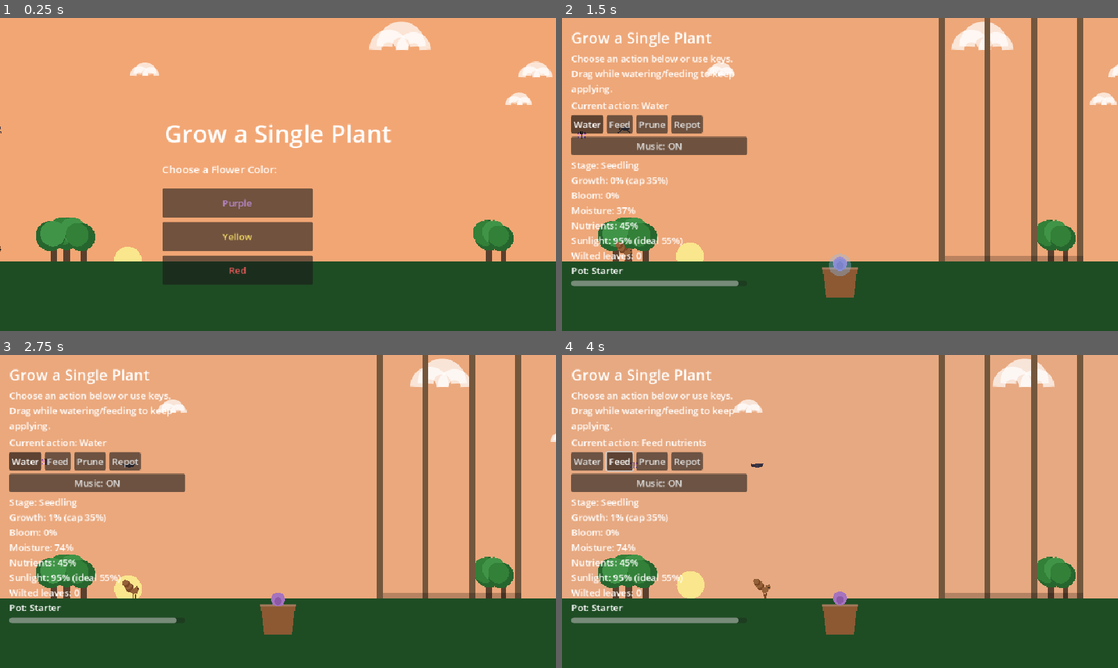
Above: before the commit, frames 1-4 (two rows, left to right).
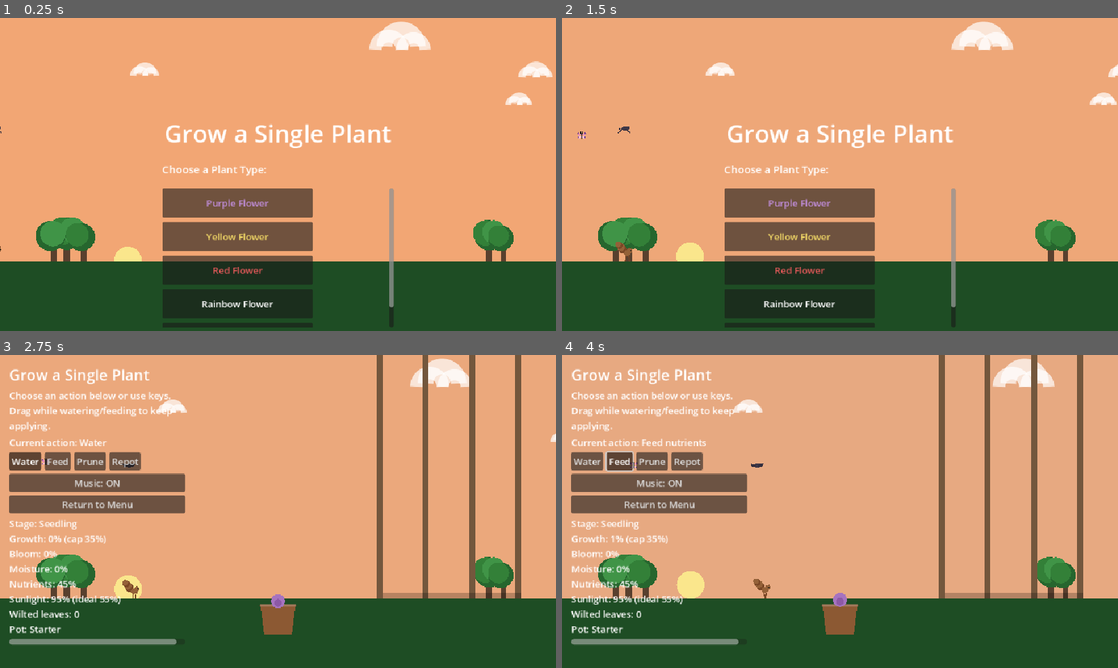
Above: after the commit, the same moments.

Repository: loyalistagenda-crypto/Grow
Game: Godot game, scene res://scenes/Main.tscn
The game is run twice, just before and just after one commit, with the same random seed, the same clock (stepped at 60 frames per second) and the same inputs. Sound files missing from this copy of the repository are replaced by a short silence.
Inputs (mouse positions are in pixels of both pictures, inside the frame that each line leads up to):
- Up to frame 1 (0.25 s): no input
- Up to frame 2 (1.5 s): click (801, 202) at 0.5 s, where only the run before the commit has a clickable "Purple"; click (662, 168) at 1.25 s, where only the run after the commit has a clickable "Return to Menu"
- Up to frame 3 (2.75 s): click (239, 539) at 2 s, where only the run after the commit has a clickable "Purple Flower"
- Up to frame 4 (4 s): click "Water" at 2.75 s; click "Feed" at 3.5 s

The runs differ from the first frame. In frame 1, 3.7% of the frame differs, in the area x 29-71%, y 47-99%; in frame 2, 22%, in the area x 1-94%, y 0-99%; in frame 3, 5.5%; in frame 4, 5.4%.

Commit message:
version 1.2 - rainbow and rosebush added

Diff:
--- a/scripts/Main.gd
+++ b/scripts/Main.gd
@@ -197,7 +197,7 @@
 
 	# Flower selection label
 	var flower_label := Label.new()
-	flower_label.text = "Choose a Flower Color:"
+	flower_label.text = "Choose a Plant Type:"
 	flower_label.add_theme_font_size_override("font_size", 18)
 	vbox.add_child(flower_label)
 
@@ -212,9 +212,11 @@
 
 	# Create 3 flower option buttons
 	var flowers := [
-		{"name": "Purple", "variant": "purple", "color": Color(0.75, 0.55, 0.85)},
-		{"name": "Yellow", "variant": "yellow", "color": Color(0.95, 0.85, 0.40)},
-		{"name": "Red", "variant": "red", "color": Color(0.90, 0.35, 0.35)}
+		{"name": "Purple Flower", "variant": "purple", "color": Color(0.75, 0.55, 0.85)},
+		{"name": "Yellow Flower", "variant": "yellow", "color": Color(0.95, 0.85, 0.40)},
+		{"name": "Red Flower", "variant": "red", "color": Color(0.90, 0.35, 0.35)},
+		{"name": "Rainbow Flower", "variant": "rainbow", "color": Color(1.0, 1.0, 1.0)},
+		{"name": "Rose Bush", "variant": "rose_bush", "color": Color(0.95, 0.45, 0.55)}
 	]
 
 	for flower in flowers:
@@ -306,6 +308,12 @@
 	music_btn.pressed.connect(_toggle_music)
 	box.add_child(music_btn)
 	action_buttons["music"] = music_btn
+
+	# Return to menu button
+	var menu_btn := Button.new()
+	menu_btn.text = "Return to Menu"
+	menu_btn.pressed.connect(_return_to_menu)
+	box.add_child(menu_btn)
 
 	stats_label = Label.new()
 	stats_label.text = "Growth: 0%\nMoisture: 0%"
@@ -901,3 +909,20 @@
 		music_player.play()
 		if "music" in action_buttons:
 			action_buttons["music"].text = "Music: ON"
+
+func _return_to_menu() -> void:
+	game_state = GameState.MENU
+	# Clean up current game
+	if plant:
+		plant.queue_free()
+		plant = null
+	# Remove shed (it's a child of Main)
+	for child in get_children():
+		if child.get_script() and child.get_script().resource_path.contains("Shed.gd"):
+			child.queue_free()
+	if ui_layer:
+		ui_layer.queue_free()
+		ui_layer = null
+	action_buttons.clear()
+	# Rebuild menu
+	_build_menu()
--- a/scripts/Plant.gd
+++ b/scripts/Plant.gd
@@ -19,12 +19,14 @@
 @export var bud_radius: float = 12.0
 @export var stem_color: Color = Color(0.16, 0.50, 0.25)
 @export var leaf_color: Color = Color(0.25, 0.70, 0.35)
+@export var rainbow_glow_strength: float = 0.6
 
 # Flower variant colors
 var variant_name: String = "purple"
 var flower_petal_color: Color = Color(0.75, 0.55, 0.85)  # Purple petals
 var flower_bud_color: Color = Color(0.65, 0.45, 0.75)  # Purple bud
 var flower_mid_color: Color = Color(0.55, 0.35, 0.65)  # Purple mid
+var _rainbow_glow_material: CanvasItemMaterial
 
 @export var wilt_threshold: float = 0.22
 @export var overwater_threshold: float = 0.86
@@ -41,6 +43,18 @@
 var pot_level: int = 0
 var wilt_accum: float = 0.0
 var splash_timer: float = 0.0
+var _rng: RandomNumberGenerator
+var _rose_branch_plan: Array = [] # Per-stem randomized side-branch spawn plan
+
+func _ready() -> void:
+	if variant_name == "rose_bush":
+		_ensure_rng()
+		_init_rose_bush_plan()
+
+func _ensure_rng() -> void:
+	if _rng == null:
+		_rng = RandomNumberGenerator.new()
+		_rng.randomize()
 
 func _process(delta: float) -> void:
 	time_accum += delta
@@ -94,6 +108,21 @@
 			flower_petal_color = Color(0.90, 0.35, 0.35)
 			flower_bud_color = Color(0.80, 0.25, 0.25)
 			flower_mid_color = Color(0.70, 0.15, 0.15)
+		"rainbow":
+			# Base palette unused for rainbow; keep pleasant defaults
+			flower_petal_color = Color(1.0, 1.0, 1.0)
+			flower_bud_color = Color(1.0, 1.0, 1.0)
+			flower_mid_color = Color(0.95, 0.95, 0.95)
+		"rose_bush":
+			# Soft rose tones; bush uses its own drawing path
+			flower_petal_color = Color(0.95, 0.45, 0.55)
+			flower_bud_color = Color(0.85, 0.35, 0.45)
+			flower_mid_color = Color(0.75, 0.25, 0.35)
+			# Smaller leaves for a bushy look
+			leaf_size = Vector2(18.0, 8.0)
+			leaf_count = 12
+			_ensure_rng()
+			_init_rose_bush_plan()
 		_:
 			# Default to purple
 			variant_name = "purple"
@@ -159,6 +188,12 @@
 	var tip := base + Vector2(sway, -stem_height)
 	var stem_col := stem_color.darkened(minf(0.4, float(wilted_leaves) * 0.05))
 	_draw_pot(base)
+
+	# Rose bush uses a custom branching + bloom style
+	if variant_name == "rose_bush":
+		_draw_rose_bush(base)
+		_draw_splash(base)
+		return
 	# Draw main stem
 	draw_line(base, tip, stem_col, stem_width, true)
 
@@ -189,6 +224,125 @@
 	# Primary flower at main tip
 	_draw_flower(tip)
 	_draw_splash(base)
+
+func _rose_branch_width(set_index: int) -> float:
+	# Base widths with "couple pixels" thinner per subsequent set, each grows until its own stop threshold.
+	var base1: float = stem_width * 0.6
+	var base2: float = maxf(1.0, base1 - 2.0)
+	var base3: float = maxf(1.0, base2 - 2.0)
+	var stop_thresholds := [0.80, 0.90, 0.98]
+	var bases := [base1, base2, base3]
+	var grow_px: float = 2.0
+	var progress: float = clampf(growth / stop_thresholds[set_index], 0.0, 1.0)
+	return bases[set_index] + grow_px * progress
+
+func _init_rose_bush_plan() -> void:
+	# Create a deterministic per-stem plan of side branches: where and when they spawn.
+	_rose_branch_plan = []
+	var stems_max: int = 10
+	for i in range(stems_max):
+		var stem_plan := {
+			"sets": [[], [], []] # three sets of branches
+		}
+		# Set 1: early, few branches
+		var n1: int = _rng.randi_range(1, 2)
+		for j in range(n1):
+			stem_plan["sets"][0].append({
+				"t": _rng.randf_range(0.35, 0.80),
+				"side": 1.0 if (_rng.randf() > 0.5) else -1.0,
+				"spawn_at": _rng.randf_range(0.25, 0.45)
+			})
+		# Set 2: mid, thinner, similar count
+		var n2: int = _rng.randi_range(1, 2)
+		for j in range(n2):
+			stem_plan["sets"][1].append({
+				"t": _rng.randf_range(0.40, 0.85),
+				"side": 1.0 if (_rng.randf() > 0.5) else -1.0,
+				"spawn_at": _rng.randf_range(0.40, 0.65)
+			})
+		# Set 3: late, thinnest, optional
+		var n3: int = _rng.randi_range(0, 2)
+		for j in range(n3):
+			stem_plan["sets"][2].append({
+				"t": _rng.randf_range(0.45, 0.90),
+				"side": 1.0 if (_rng.randf() > 0.5) else -1.0,
+				"spawn_at": _rng.randf_range(0.55, 0.80)
+			})
+		_rose_branch_plan.append(stem_plan)
+
+func _draw_rose_bush(base: Vector2) -> void:
+	var bush_height: float = _ease_out(growth) * max_height * 0.68
+	var stem_col := stem_color.darkened(minf(0.4, float(wilted_leaves) * 0.05))
+	var stems: int = clamp(5 + int(floor(growth * 6.0)), 3, 10) # start fewer and add with growth
+	var pot_spread: float = 36.0 + float(pot_level) * 10.0
+	var sway := sin(time_accum * 1.1) * 4.0 * growth
+	var can_bloom: bool = bloom_progress >= 1.0
+	for i in range(stems):
+		var tpos: float = float(i) / float(max(1, stems - 1))
+		var angle_spread: float = lerp(-0.65, 0.65, tpos)
+		var attach := base + Vector2(lerp(-pot_spread, pot_spread, tpos), 0.0)
+		var length: float = bush_height * lerp(0.55, 0.85, 0.3 + 0.7 * tpos)
+		var dir := Vector2(sway + sin(time_accum * 0.8 + float(i)) * 2.0, -length).rotated(angle_spread * (0.9 + 0.1 * sin(float(i))))
+		var tip := attach + dir
+		draw_line(attach, tip, stem_col, stem_width * 0.75, true)
+
+		# Draw three randomized side-branch sets with staged thickness and spawn timing
+		var stem_plan: Dictionary = {}
+		if i < _rose_branch_plan.size():
+			stem_plan = _rose_branch_plan[i]
+		else:
+			stem_plan = {"sets": [[], [], []]}
+		for set_index in range(3):
+			var set_branches: Array = stem_plan["sets"][set_index]
+			var thickness: float = _rose_branch_width(set_index)
+			for br in set_branches:
+				if growth < float(br["spawn_at"]):
+					continue
+				var bt: float = float(br["t"]) # position along stem
+				var side_dir := dir.rotated(br["side"] * 0.55)
+				var side_len: float = length * (0.28 + 0.10 * growth) # grow side-branch length modestly
+				var side_attach := attach + dir * bt
+				var side_tip := side_attach + side_dir.normalized() * side_len
+				draw_line(side_attach, side_tip, stem_col, thickness, true)
+				_draw_rose_bush_leaves(side_attach, side_tip)
+				if can_bloom:
+					_draw_small_bloom(side_tip)
+
+		_draw_rose_bush_leaves(attach, tip)
+		if can_bloom:
+			_draw_small_bloom(tip)
+
+func _draw_rose_bush_leaves(a: Vector2, b: Vector2) -> void:
+	var wilt_dark := minf(0.6, float(wilted_leaves) * 0.07)
+	var leaf_col := leaf_color.darkened(wilt_dark)
+	var dir := b - a
+	var len: float = maxf(1.0, dir.length())
+	var n: int = 4
+	for i in range(n):
+		var t: float = float(i + 1) / float(n + 1)
+		if growth < t * 0.9:
+			continue
+		var p := a + dir * t
+		var side := 1.0 if i % 2 == 0 else -1.0
+		var normal := Vector2(-dir.y, dir.x).normalized() * side
+		var lsize := leaf_size
+		var tip := p + normal * lsize.x * 0.35 + dir.normalized() * lsize.y * 0.25
+		var mid := p + normal * lsize.x * 0.18
+		var pts := PackedVector2Array([
+			p,
+			mid,
+			tip,
+		])
+		draw_colored_polygon(pts, leaf_col)
+
+func _draw_small_bloom(pos: Vector2) -> void:
+	# Tiny layered rose bloom; only used at full bloom
+	var r1: float = bud_radius * 0.55
+	var r2: float = bud_radius * 0.38
+	var r3: float = bud_radius * 0.22
+	draw_circle(pos, r1, flower_petal_color)
+	draw_circle(pos + Vector2(0.0, -1.0), r2, flower_bud_color)
+	draw_circle(pos + Vector2(0.5, 0.5), r3, flower_mid_color)
 
 func _draw_leaves(base: Vector2, tip: Vector2, stem_height: float) -> void:
 	if leaf_count <= 0:
@@ -255,6 +409,10 @@
 	var open_amount: float = clampf(bloom_progress, 0.0, 1.0)
 	var bloom_radius: float = bud_radius + open_amount * 18.0
 
+	if variant_name == "rainbow":
+		_draw_rainbow_flower(tip, open_amount, bloom_radius)
+		return
+
 	if open_amount < 0.3:
 		# Bud stage - simple circles
 		draw_circle(tip, bloom_radius, flower_bud_color)
@@ -316,6 +474,86 @@
 		draw_circle(tip, bloom_radius * 0.60, flower_bud_color)
 		draw_circle(tip, bloom_radius * 0.35, flower_mid_color)
 
+func _rainbow_color_from_angle(angle: float, sat: float = 0.9, val: float = 1.0, alpha: float = 1.0) -> Color:
+	var h: float = fposmod(angle, TAU) / TAU
+	return Color.from_hsv(h, sat, val, alpha)
+
+func _draw_rainbow_glow(center: Vector2, radius: float) -> void:
+	var steps: int = 6
+	for i in range(steps):
+		var t: float = float(i + 1) / float(steps)
+		var r: float = radius * lerp(1.1, 1.8, t)
+		var a: float = rainbow_glow_strength * lerp(0.35, 0.0, t)
+		draw_circle(center, r, Color(1.0, 1.0, 1.0, a))
+
+func _draw_rainbow_flower(tip: Vector2, open_amount: float, bloom_radius: float) -> void:
+	var spin: float = time_accum * 0.20
+	if open_amount < 0.3:
+		# Rainbow bud: multi-hue ring + soft center
+		var ring_segments: int = 24
+		var ring_r: float = bloom_radius * 1.15
+		var ring_w: float = bloom_radius * 0.35
+		for i in range(ring_segments):
+			var a0: float = (TAU / float(ring_segments)) * float(i) + spin
+			var a1: float = a0 + (TAU / float(ring_segments))
+			var col := _rainbow_color_from_angle(a0, 0.95, 0.95)
+			draw_arc(tip, ring_r, a0, a1, 8, col, ring_w, true)
+		draw_circle(tip, bloom_radius * 0.65, Color(1.0, 1.0, 1.0))
+		_draw_rainbow_glow(tip, ring_r)
+		return
+	elif open_amount < 1.0:
+		# Blooming stage: more petals, spectrum colors
+		var growth_stage: float = floor((open_amount - 0.3) / 0.1) / 7.0
+		var stage_scale: float = 1.0 + growth_stage * 1.0  # a bit larger
+		var petal_count: int = 12
+		var petal_length: float = bloom_radius * 1.7 * stage_scale
+		var petal_width: float = bloom_radius * 0.8 * stage_scale
+		var rotation_offset: float = spin
+		for i in range(petal_count):
+			var angle: float = (TAU / float(petal_count)) * float(i) + rotation_offset
+			var petal_tip: Vector2 = tip + Vector2(cos(angle), sin(angle)) * petal_length
+			var petal_mid1: Vector2 = tip + Vector2(cos(angle - 0.35), sin(angle - 0.35)) * petal_width
+			var petal_mid2: Vector2 = tip + Vector2(cos(angle + 0.35), sin(angle + 0.35)) * petal_width
+			var petal_pts := PackedVector2Array([tip, petal_mid1, petal_tip, petal_mid2])
+			var col := _rainbow_color_from_angle(angle, 0.95, 0.95)
+			draw_colored_polygon(petal_pts, col)
+		# Center
+		draw_circle(tip, bloom_radius * 0.55 * stage_scale, Color(1.0, 1.0, 1.0))
+		draw_circle(tip, bloom_radius * 0.30 * stage_scale, Color(1.0, 0.95, 0.85))
+		_draw_rainbow_glow(tip, bloom_radius * 1.6)
+		return
+	else:
+		# Full bloom: multi-layer rainbow petals
+		var rotation_offset: float = spin * 0.8
+		var outer_count: int = 16
+		var outer_length: float = bloom_radius * 2.6
+		var outer_width: float = bloom_radius * 1.1
+		for i in range(outer_count):
+			var angle: float = (TAU / float(outer_count)) * float(i) + rotation_offset
+			var petal_tip: Vector2 = tip + Vector2(cos(angle), sin(angle)) * outer_length
+			var petal_mid1: Vector2 = tip + Vector2(cos(angle - 0.30), sin(angle - 0.30)) * outer_width
+			var petal_mid2: Vector2 = tip + Vector2(cos(angle + 0.30), sin(angle + 0.30)) * outer_width
+			var petal_pts := PackedVector2Array([tip, petal_mid1, petal_tip, petal_mid2])
+			var col := _rainbow_color_from_angle(angle, 0.90, 0.95)
+			draw_colored_polygon(petal_pts, col)
+		# Inner ring petals
+		var mid_count: int = 16
+		var mid_length: float = bloom_radius * 1.8
+		var mid_width: float = bloom_radius * 0.75
+		for i in range(mid_count):
+			var angle: float = (TAU / float(mid_count)) * float(i) + rotation_offset + (TAU / 32.0)
+			var petal_tip: Vector2 = tip + Vector2(cos(angle), sin(angle)) * mid_length
+			var petal_mid1: Vector2 = tip + Vector2(cos(angle - 0.40), sin(angle - 0.40)) * mid_width
+			var petal_mid2: Vector2 = tip + Vector2(cos(angle + 0.40), sin(angle + 0.40)) * mid_width
+			var petal_pts := PackedVector2Array([tip, petal_mid1, petal_tip, petal_mid2])
+			var col := _rainbow_color_from_angle(angle + 0.1, 0.95, 1.0)
+			draw_colored_polygon(petal_pts, col)
+		# Center layers
+		draw_circle(tip, bloom_radius * 0.95, Color(1.0, 1.0, 1.0))
+		draw_circle(tip, bloom_radius * 0.65, Color(1.0, 0.95, 0.85))
+		draw_circle(tip, bloom_radius * 0.40, Color(1.0, 0.9, 0.6))
+		_draw_rainbow_glow(tip, bloom_radius * 2.2)
+
 func _draw_splash(base: Vector2) -> void:
 	if splash_timer <= 0.0:
 		return
Not shown, changed: README.md
Not shown, changed: assets/audio/bg_music.mp3
